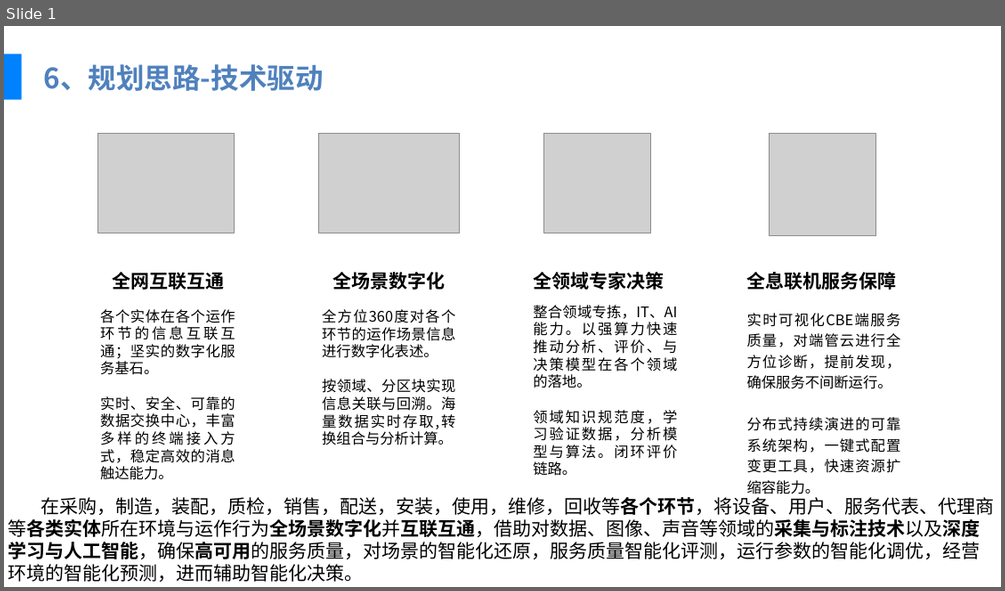
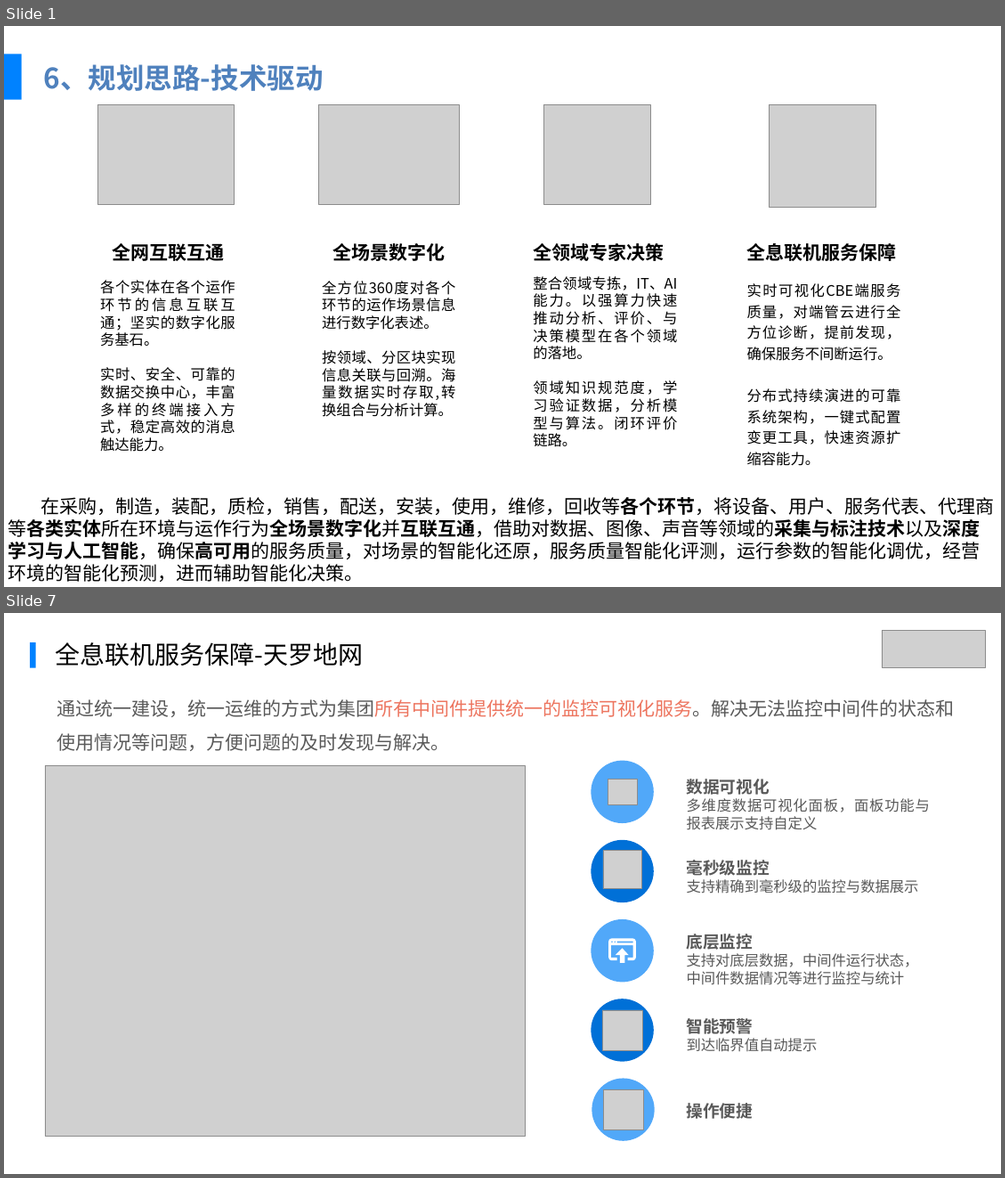
Before and after one commit to wapuboy/ha_how_to, a slide deck: 美的IT三年战略规划报告-20190830-先行.pptx. Shown one above the other, each under a label of ours: slide 1 before the commit, slides 1 and 7 after it; the slides between them are not shown. The pictures are 1005x591 and 1005x1178 pixels, drawn with LibreOffice and Linux fonts; fonts in the diff are those of the drawing; grey boxes stand for pictures; background and template pictures are left out. Boxes give left, top, right and bottom in pixels: in the first picture for what was removed or moved away, otherwise in the second. Text is boxed around its words. In the diff, an @@ line names an element or a change of style, - is before the commit and + after.

```diff
--- a/美的IT三年战略规划报告-20190830-先行.pptx
+++ b/美的IT三年战略规划报告-20190830-先行.pptx
@@ slide 7 added at (4,613,1001,1174), background #FFFFFF @@
@@ picture added at (882,631,985,667) @@
@@ rectangle added at (30,642,35,668), fill #0082FF @@
@@ text added at (56,642,364,666), 48 pt, text #000000 @@
+全息联机服务保障-天罗地网
@@ text added at (57,699,955,751), 36 pt, text #595959 @@
+通过统一建设，统一运维的方式为集团所有中间件提供统一的监控可视化服务。解决无法监控中间件的状态和使用情况等问题，方便问题的及时发现与解决。
@@ picture added at (45,765,525,1136) @@
@@ ellipse added at (591,760,654,823), fill #51A8F9 @@
@@ picture added at (607,779,637,804) @@
@@ text added at (687,779,930,830), 28 pt, text #595959 @@
+数据可视化
+多维度数据可视化面板，面板功能与报表展示支持自定义
@@ ellipse added at (591,840,654,902), fill #0070D7 @@
@@ picture added at (603,851,641,889) @@
@@ text added at (687,860,919,893), 28 pt, text #595959 @@
+毫秒级监控
+支持精确到毫秒级的监控与数据展示
@@ ellipse added at (591,919,654,981), fill #51A8F9 @@
@@ freeform shape added at (608,938,636,963), fill #FFFFFF @@
@@ text added at (687,933,919,985), 28 pt, text #595959 @@
+底层监控
+支持对底层数据，中间件运行状态，
+中间件数据情况等进行监控与统计
@@ ellipse added at (591,998,654,1062), fill #0070D7 @@
@@ picture added at (602,1010,642,1050) @@
@@ text added at (687,1018,817,1052), 28 pt, text #595959 @@
+智能预警
+到达临界值自动提示
@@ ellipse added at (591,1078,655,1141), fill #51A8F9 @@
@@ picture added at (603,1089,643,1129) @@
@@ text added at (687,1103,753,1119), 32 pt, text #595959, bold @@
+操作便捷
@@ slide 1 changed as well @@
@@ 6 texts, 3 pictures: place and size @@
-6 texts, 3 pictures at (97,134,897,475)
+6 texts, 3 pictures at (97,105,897,447)
@@ 2 texts, 1 picture: place and size @@
-2 texts, 1 picture at (100,134,901,494)
+2 texts, 1 picture at (100,104,901,466)
```
Also in this commit, not shown: 1 other slide changed, 6 other slides added.
